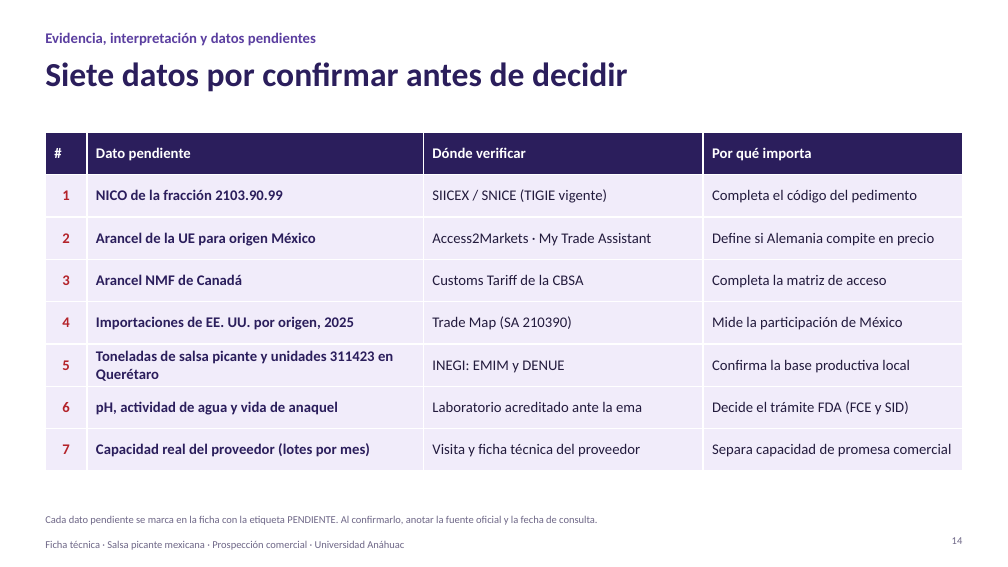
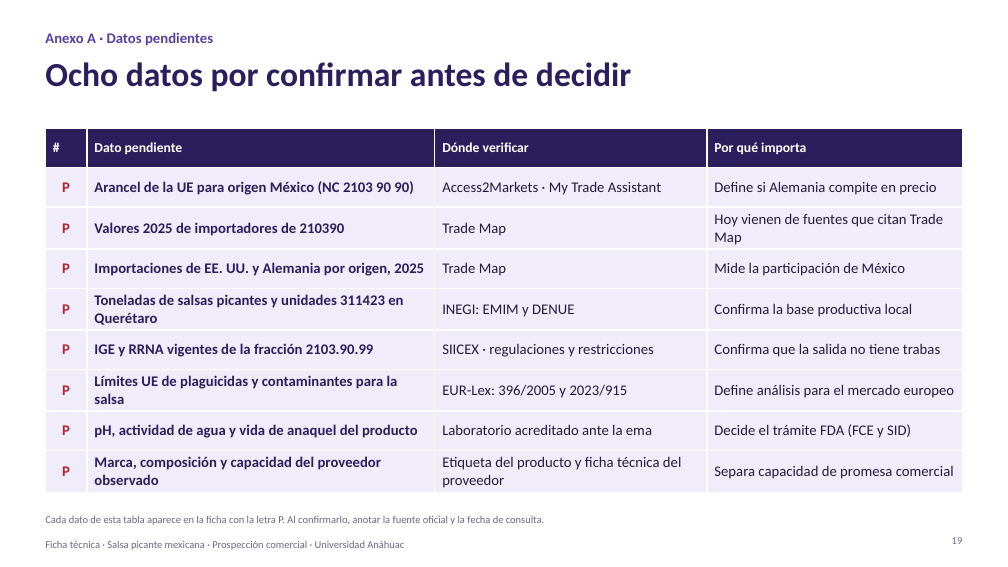
Before and after one commit to psiantonioochoa-design/Arquitectura, a slide deck: slide 19 of comercio-exterior/Ficha técnica · Salsa picante · Viabilidad arancelaria y de mercado.pptx (slide 14 before the commit). Drawn at 1008x567 pixels with LibreOffice and Linux fonts; fonts in the diff are those of the drawing. Boxes give left, top, right and bottom in pixels: in the first picture for what was removed or moved away, otherwise in the second. Text is boxed around its words. In the diff, an @@ line names an element or a change of style, - is before the commit and + after.

```diff
--- a/comercio-exterior/Ficha técnica · Salsa picante · Viabilidad arancelaria y de mercado.pptx
+++ b/comercio-exterior/Ficha técnica · Salsa picante · Viabilidad arancelaria y de mercado.pptx
@@ text at <box>45,32,213,46</box>: text changed @@
-Evidencia, interpretación y datos pendientes
+Anexo A · Datos pendientes
@@ title at <box>45,62,631,92</box>: text changed @@
-Siete datos por confirmar antes de decidir
+Ocho datos por confirmar antes de decidir
@@ table at <box>45,129,963,492</box> @@
-row 2: 1 | NICO de la fracción 2103.90.99 | SIICEX / SNICE (TIGIE vigente) | Completa el código del pedimento
-row 3: 2 | Arancel de la UE para origen México | Access2Markets · My Trade Assistant | Define si Alemania compite en precio
-row 4: 3 | Arancel NMF de Canadá | Customs Tariff de la CBSA | Completa la matriz de acceso
-row 5: 4 | Importaciones de EE. UU. por origen, 2025 | Trade Map (SA 210390) | Mide la participación de México
-row 6: 5 | Toneladas de salsa picante y unidades 311423 en Querétaro | INEGI: EMIM y DENUE | Confirma la base productiva local
-row 7: 6 | pH, actividad de agua y vida de anaquel | Laboratorio acreditado ante la ema | Decide el trámite FDA (FCE y SID)
-row 8: 7 | Capacidad real del proveedor (lotes por mes) | Visita y ficha técnica del proveedor | Separa capacidad de promesa comercial
+row 2: P | Arancel de la UE para origen México (NC 2103 90 90) | Access2Markets · My Trade Assistant | Define si Alemania compite en precio
+row 3: P | Valores 2025 de importadores de 210390 | Trade Map | Hoy vienen de fuentes que citan Trade Map
+row 4: P | Importaciones de EE. UU. y Alemania por origen, 2025 | Trade Map | Mide la participación de México
+row 5: P | Toneladas de salsas picantes y unidades 311423 en Querétaro | INEGI: EMIM y DENUE | Confirma la base productiva local
+row 6: P | IGE y RRNA vigentes de la fracción 2103.90.99 | SIICEX · regulaciones y restricciones | Confirma que la salida no tiene trabas
+row 7: P | Límites UE de plaguicidas y contaminantes para la salsa | EUR-Lex: 396/2005 y 2023/915 | Define análisis para el mercado europeo
+row 8: P | pH, actividad de agua y vida de anaquel del producto | Laboratorio acreditado ante la ema | Decide el trámite FDA (FCE y SID)
+row 9: P | Marca, composición y capacidad del proveedor observado | Etiqueta del producto y ficha técnica del proveedor | Separa capacidad de promesa comercial
@@ text at <box>45,516,544,525</box>: text changed @@
-Cada dato pendiente se marca en la ficha con la etiqueta PENDIENTE. Al confirmarlo, anotar la fuente oficial y la fecha de consulta.
+Cada dato de esta tabla aparece en la ficha con la letra P. Al confirmarlo, anotar la fuente oficial y la fecha de consulta.
```
Also in this commit, not shown: 12 other slides changed, 11 slides added, 3 slides removed, 1 other file.
